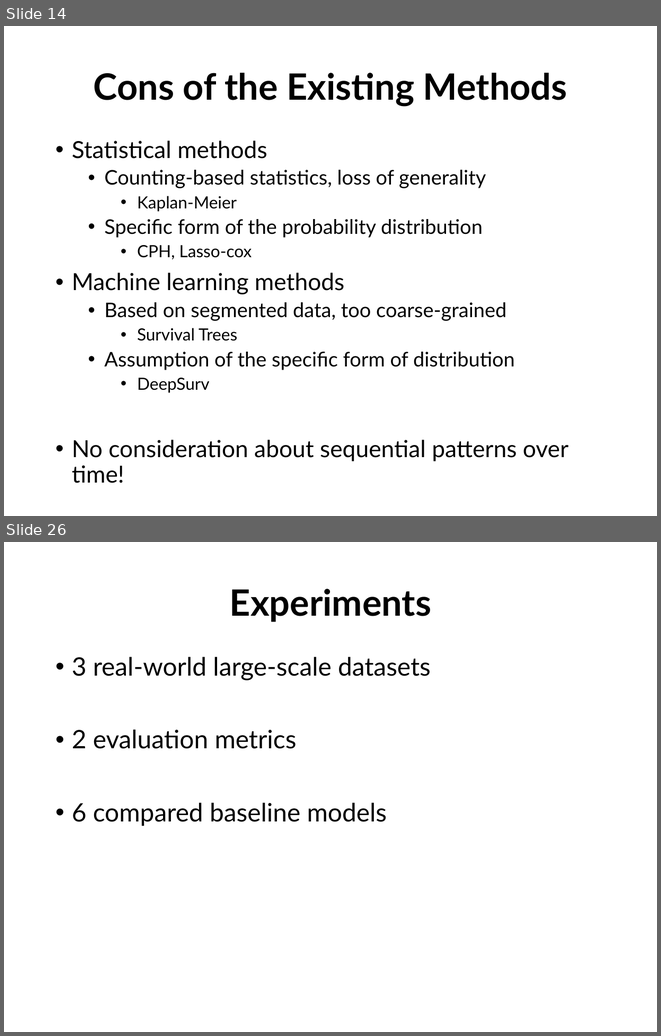
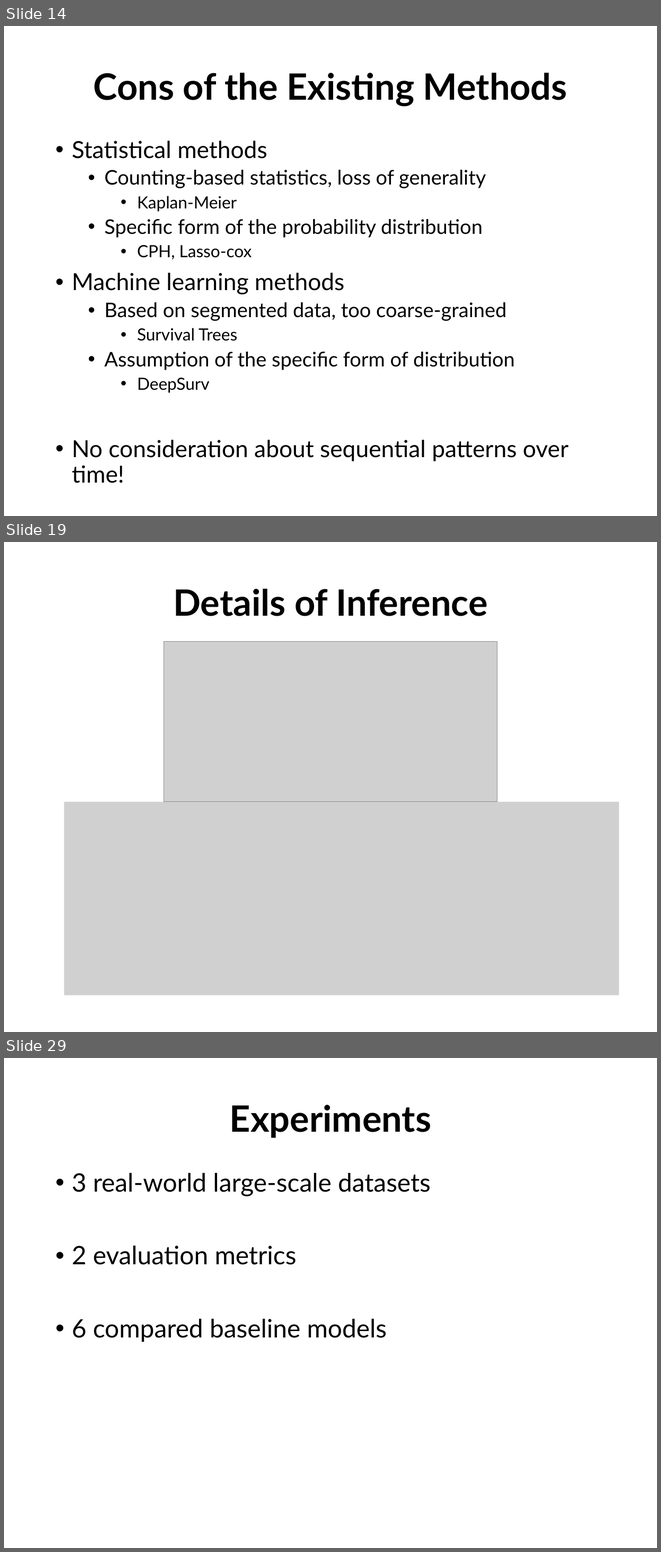
Before and after one commit to rk2900/DRSA, a slide deck: deep-recurrent-survival-analysis.pptx. Shown one above the other, each under a label of ours: slides 14 and 26 before the commit, slides 14, 19 and 29 after it; the slides between them are not shown. The pictures are 661x1036 and 661x1552 pixels, drawn with LibreOffice and Linux fonts; fonts in the diff are those of the drawing; grey boxes stand for pictures; background and template pictures are left out. Boxes give left, top, right and bottom in pixels: in the first picture for what was removed or moved away, otherwise in the second. Text is boxed around its words. In the diff, an @@ line names an element or a change of style, - is before the commit and + after.

```diff
--- a/deep-recurrent-survival-analysis.pptx
+++ b/deep-recurrent-survival-analysis.pptx
@@ slide 19 added at [4,542,657,1032], background #FFFFFF @@
@@ title added at [173,589,487,616], 40 pt, text #000000, bold @@
+Details of Inference
@@ picture added at [164,641,497,801] @@
@@ picture added at [64,802,619,995] @@
@@ what was slide 26 is now slide 29 @@
```
Also in this commit, not shown: 10 slides changed, 5 other slides added, 3 slides removed.
